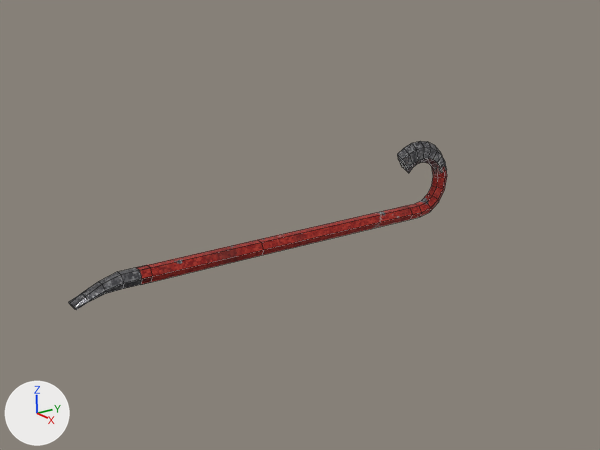
The Blender file crowbar/Ashes_2063_EP1_crowbar_model.blend as it was, and as the next commit left it.
Camera for both pictures: the file's camera 'CB_ModelCam'. Every picture has the same lights, and +X, +Y and +Z are marked at lower left. The picture after the commit comes second. Mesh edges are drawn as thin lines.

In view in the first picture: 'CB_Crowbar'.
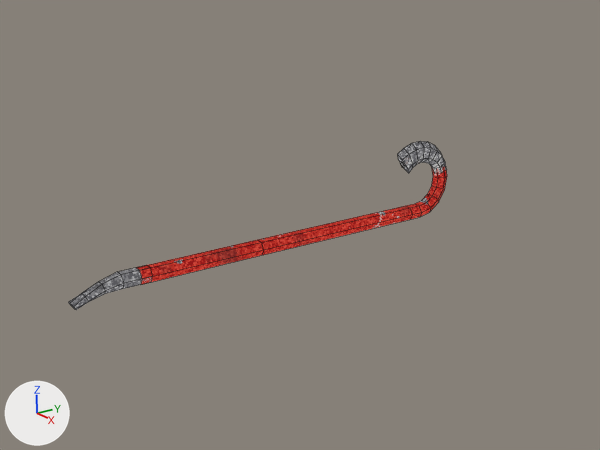
What differs and where, as boxes (x1, y1, x2, y2) in the pictures (600 x 450 px):
'CB_Crowbar', recoloured
    both: (68, 141, 447, 310)

Patch to the scene script:
```diff
--- a/crowbar/Ashes_2063_EP1_crowbar_model.blend.py
+++ b/crowbar/Ashes_2063_EP1_crowbar_model.blend.py
@@ mat_cb_redpaint @@
 mat_cb_redpaint = bpy.data.materials.new('CB_RedPaint')
-# nodes: BsdfPrincipled, Group, Math x3, Mix, OutputMaterial, TexCoord, TexNoise, TexWhiteNoise, ValToRGB x2, VectorMath
+# nodes: Emission, Group, Math, Mix, OutputMaterial, TexCoord, TexNoise, TexWhiteNoise, ValToRGB x2, VectorMath
 # colours: dark grey #59595d, grey #7c7c7e, grey #a6a6a8, red #951919, red #b83027, red #ce4538
@@ mat_cb_darksteel @@
 mat_cb_darksteel = bpy.data.materials.new('CB_DarkSteel')
-# nodes: BsdfPrincipled, Group, Math x2, OutputMaterial, TexCoord, TexWhiteNoise, ValToRGB, VectorMath
+# nodes: Emission, Group, OutputMaterial, TexCoord, TexWhiteNoise, ValToRGB, VectorMath
 # colours: dark grey #59595d, grey #7c7c7e, grey #a6a6a8
```
